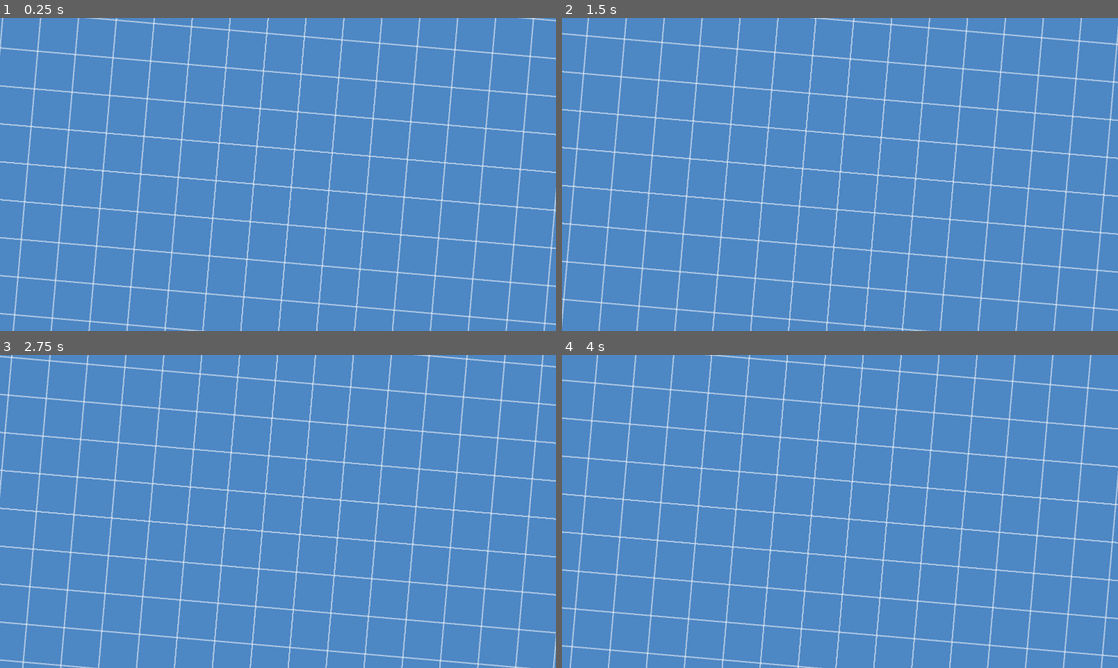
Above: before the commit, frames 1-4 (two rows, left to right).
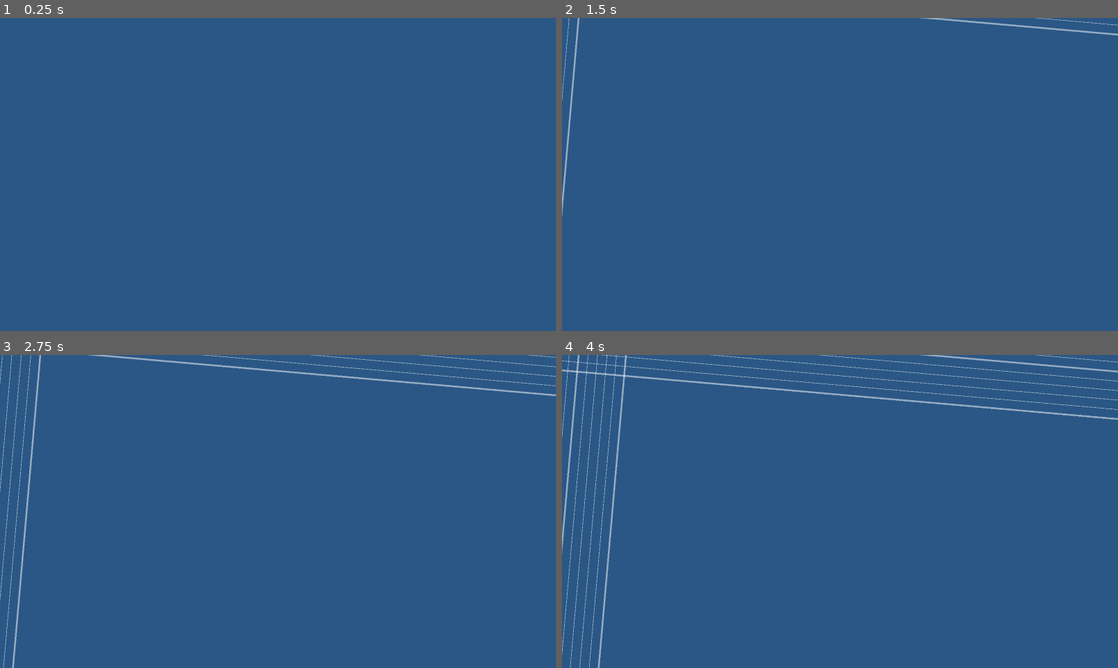
Above: after the commit, the same moments.

Repository: dxzander/Godot-Repository
Game: Godot game, scene res://blueprints.tscn
The game is run twice, just before and just after one commit, with the same random seed, the same clock (stepped at 60 frames per second) and the same inputs.
Inputs:
- Up to frame 1 (0.25 s): no input
- Up to frame 2 (1.5 s): no input
- Up to frame 3 (2.75 s): no input
- Up to frame 4 (4 s): no input

The runs differ from the first frame. In frame 1, 100% of the frame differs, in the area x 0-100%, y 0-100%; in frame 2, 100%; in frame 3, 100%; in frame 4, 100%.

Commit message:
blueprints update

Diff:
--- a/blueprints.gd
+++ b/blueprints.gd
@@ -1,6 +1,11 @@
 extends Node2D
 
 var lines = preload("res://LineAnim.tscn")
+var counter = 0
+var counterAss = 0
+var thickLine = 6.0
+var thinLine = 2.0
+var curLine = 0
 
 # Called when the node enters the scene tree for the first time.
 func _ready():
@@ -9,10 +14,26 @@
 func _on_timer_timeout():
 	#vertical
 	var line_instance = lines.instantiate()
+	curLine = counter_mgmt()
+	if curLine == 0:
+		line_instance.lwidth = thickLine
+	else:
+		line_instance.lwidth = thinLine
 	add_child(line_instance)
 	#horizontal
 	line_instance = lines.instantiate()
 	line_instance.position.y = 1920
 	line_instance.rotation_degrees = -90
+	if curLine == 0:
+		line_instance.lwidth = thickLine
+	else:
+		line_instance.lwidth = thinLine
 	add_child(line_instance)
 	pass # Replace with function body.
+
+func counter_mgmt():
+	counterAss = counter
+	counter += 1
+	if counter > 4:
+		counter = 0
+	return counterAss
--- a/blueprints.tscn
+++ b/blueprints.tscn
@@ -13,14 +13,15 @@
 script = ExtResource("1_jnyrm")
 
 [node name="Polygon2D" type="Polygon2D" parent="."]
-color = Color(0.301961, 0.533333, 0.772549, 1)
+color = Color(0.168627, 0.345098, 0.521569, 1)
 polygon = PackedVector2Array(0, 0, 1920, 2.08165e-12, 1920, 1080, 2.08165e-12, 1080)
 
 [node name="Timer" type="Timer" parent="."]
-wait_time = 2.0
+wait_time = 0.5
 autostart = true
 
 [node name="V Lines" type="Node2D" parent="."]
+visible = false
 
 [node name="LineAnim V1" parent="V Lines" instance=ExtResource("3_r4q58")]
 position = Vector2(2.08165e-12, 2.08165e-12)
@@ -62,6 +63,7 @@
 line_number = 9
 
 [node name="H Lines" type="Node2D" parent="."]
+visible = false
 
 [node name="LineAnim H1" parent="H Lines" instance=ExtResource("3_r4q58")]
 position = Vector2(2.08165e-12, 1920)
Not shown, added: hat.blend
Not shown, added: hat.blend1
